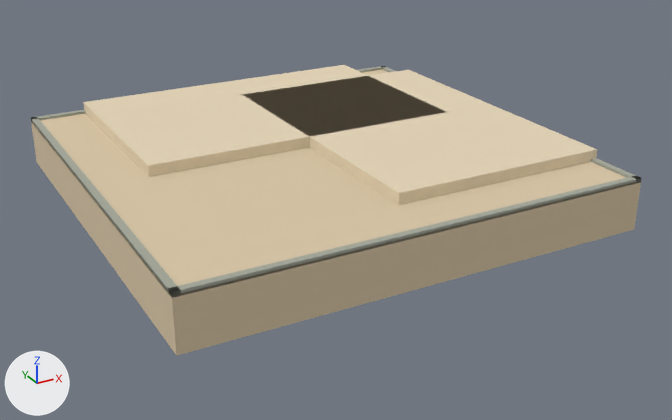
An edit to the glTF model assets/Blocks/glTF/Block_Road_Dirt_Corner.glb, drawn before and after from the same camera.
One viewpoint serves both versions: a 50 mm lens placed at (-1.78, -3.49, 1.52), pointed at (0.06, -0.13, -0.16). Arrows for +X, +Y and +Z are at lower left; the lights stay in place. The first picture is the older version. Where no turn or scale is listed for an object, it has been applied to the vertices. Vertices at exactly the same position are counted once.

The scene before the commit, as lines of its bpy script (objects in view):
```python
me_geometry_0 = bpy.data.meshes.new('geometry_0')
me_geometry_0.from_pydata(...)  # 48 vertices, 84 faces; spans x -1.0..1.0, y -1.0..1.0, z -0.11..0.16
me_geometry_0.materials.append(mat_material_0)
# before: 9 (-0.74, 0.0, 0.11) at pixel (149, 176), 11 (-0.74, 0.0, 0.16) at pixel (148, 165), 13 (0.74, 0.0, 0.11), 15 (0.74, 0.0, 0.16) at pixel (446, 112)
# before: 16 (0.0, 0.74, 0.11), 17 (0.0, -0.74, 0.11) at pixel (398, 205), 18 (0.0, 0.74, 0.16) at pixel (242, 94), 19 (0.0, -0.74, 0.16) at pixel (398, 193)
ob_geometry_0 = bpy.data.objects.new('geometry_0', me_geometry_0)
ob_geometry_0.location = (0.0, 0.0, 0.0)
```
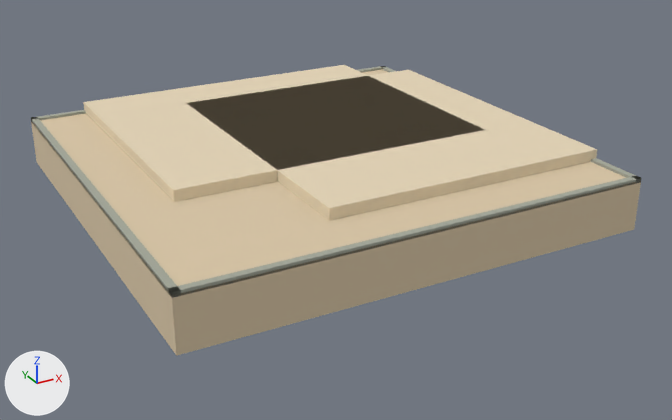
Diff of the bpy script that builds the scene:
```diff
--- a/assets/Blocks/glTF/Block_Road_Dirt_Corner.glb.py
+++ b/assets/Blocks/glTF/Block_Road_Dirt_Corner.glb.py
@@ me_geometry_0 @@
 me_geometry_0.from_pydata(...)  # 48 vertices, 84 faces; spans x -1.0..1.0, y -1.0..1.0, z -0.11..0.16
 # used by ob_geometry_0; location = (0.0, 0.0, 0.0)
+# me_geometry_0 part 1
+for i in [9, 11, 13, 15]: me_geometry_0.vertices[i].co += Vector((0.0, -0.3, 0.0))
+# me_geometry_0 part 2
+for i in [*range(16, 20)]: me_geometry_0.vertices[i].co += Vector((-0.3, 0.0, 0.0))
 me_geometry_0.materials.append(mat_material_0)
```

Where the change shows, as pixel boxes (x1, y1, x2, y2) in the pictures (672 x 420 px; the box of a moved part takes in the faces that stretch with it):
part 1 of me_geometry_0, moved or reshaped
    before: (83, 65, 445, 177)
    after: (83, 65, 482, 202)
part 2 of me_geometry_0, moved or reshaped
    before: (243, 70, 597, 205)
    after: (187, 70, 597, 221)
